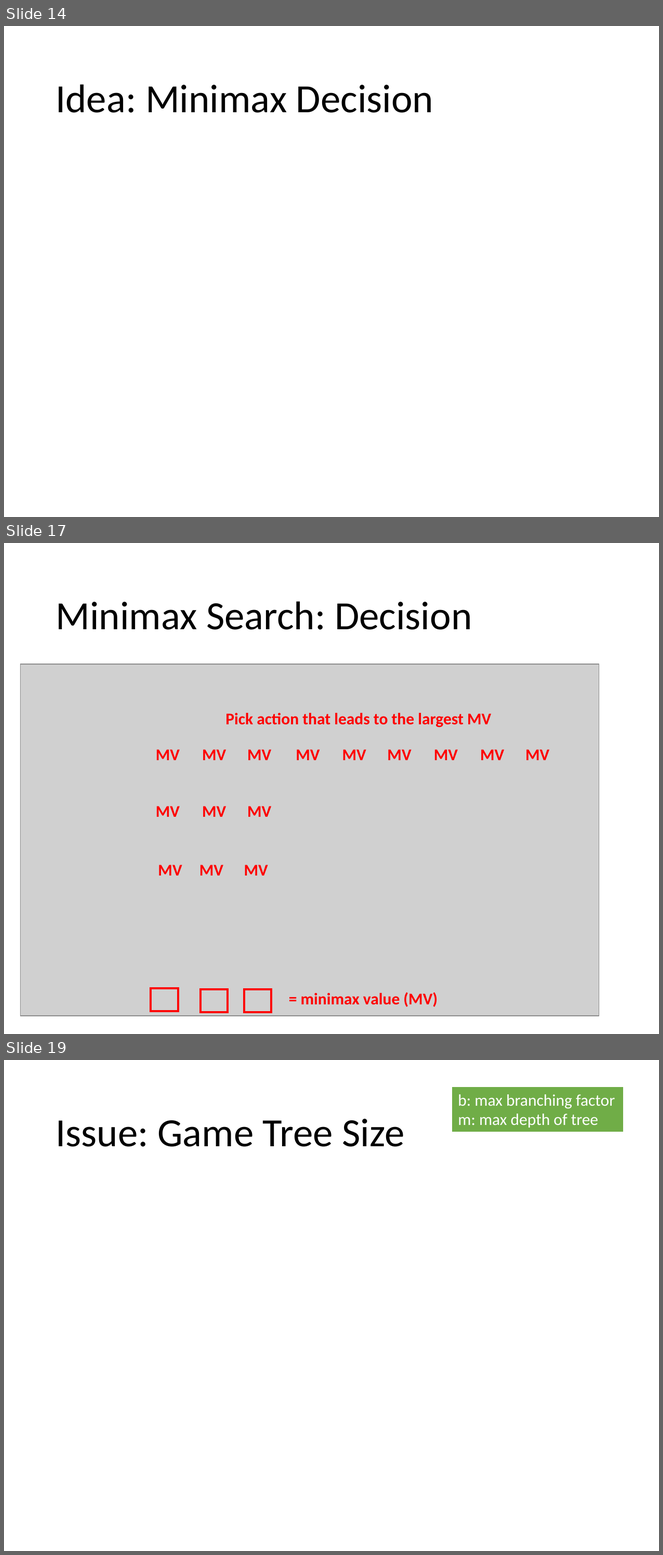
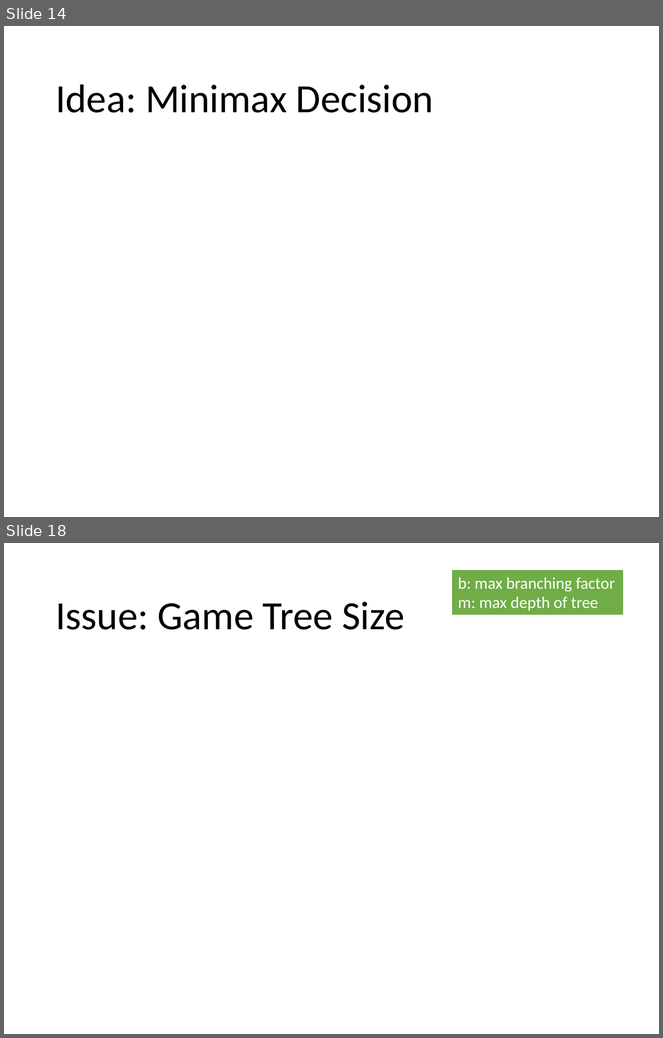
Before and after one commit to mhahsler/CS7320-AI, a slide deck: slides/05_games.pptx. Shown one above the other, each under a label of ours: slides 14, 17 and 19 before the commit, slides 14 and 18 after it; the slides between them are not shown. The pictures are 663x1555 and 663x1038 pixels, drawn with LibreOffice and Linux fonts; fonts in the diff are those of the drawing; grey boxes stand for pictures. Boxes give left, top, right and bottom in pixels: in the first picture for what was removed or moved away, otherwise in the second. Text is boxed around its words. In the diff, an @@ line names an element or a change of style, - is before the commit and + after.

```diff
--- a/slides/05_games.pptx
+++ b/slides/05_games.pptx
@@ slide 17 removed at bbox=[4, 543, 659, 1034], background #FFFFFF @@
@@ title removed at bbox=[55, 601, 472, 630] @@
-Minimax Search: Decision
@@ picture removed at bbox=[21, 664, 599, 1016] @@
@@ text removed at bbox=[226, 713, 491, 728] @@
-Pick action that leads to the largest MV
@@ text removed at bbox=[156, 749, 180, 760] @@
-MV
@@ text removed at bbox=[202, 749, 226, 760] @@
-MV
@@ text removed at bbox=[247, 749, 271, 760] @@
-MV
@@ text removed at bbox=[296, 749, 320, 760] @@
-MV
@@ text removed at bbox=[343, 749, 366, 760] @@
-MV
@@ text removed at bbox=[387, 749, 411, 760] @@
-MV
@@ text removed at bbox=[434, 749, 458, 760] @@
-MV
@@ text removed at bbox=[480, 749, 504, 760] @@
-MV
@@ text removed at bbox=[526, 749, 549, 760] @@
-MV
@@ text removed at bbox=[156, 806, 180, 817] @@
-MV
@@ text removed at bbox=[202, 806, 226, 817] @@
-MV
@@ text removed at bbox=[247, 806, 271, 817] @@
-MV
@@ text removed at bbox=[158, 865, 182, 876] @@
-MV
@@ text removed at bbox=[200, 865, 223, 876] @@
-MV
@@ text removed at bbox=[244, 865, 268, 876] @@
-MV
@@ rectangle removed at bbox=[151, 989, 178, 1012] @@
@@ rectangle removed at bbox=[201, 990, 228, 1013] @@
@@ rectangle removed at bbox=[244, 990, 272, 1013] @@
@@ text removed at bbox=[301, 993, 438, 1007] @@
-= minimax value (MV)
@@ what was slide 19 is now slide 18 @@
```
Also in this commit, not shown: 3 slides changed, 2 slides added, 1 other slide removed, 1 other file.
